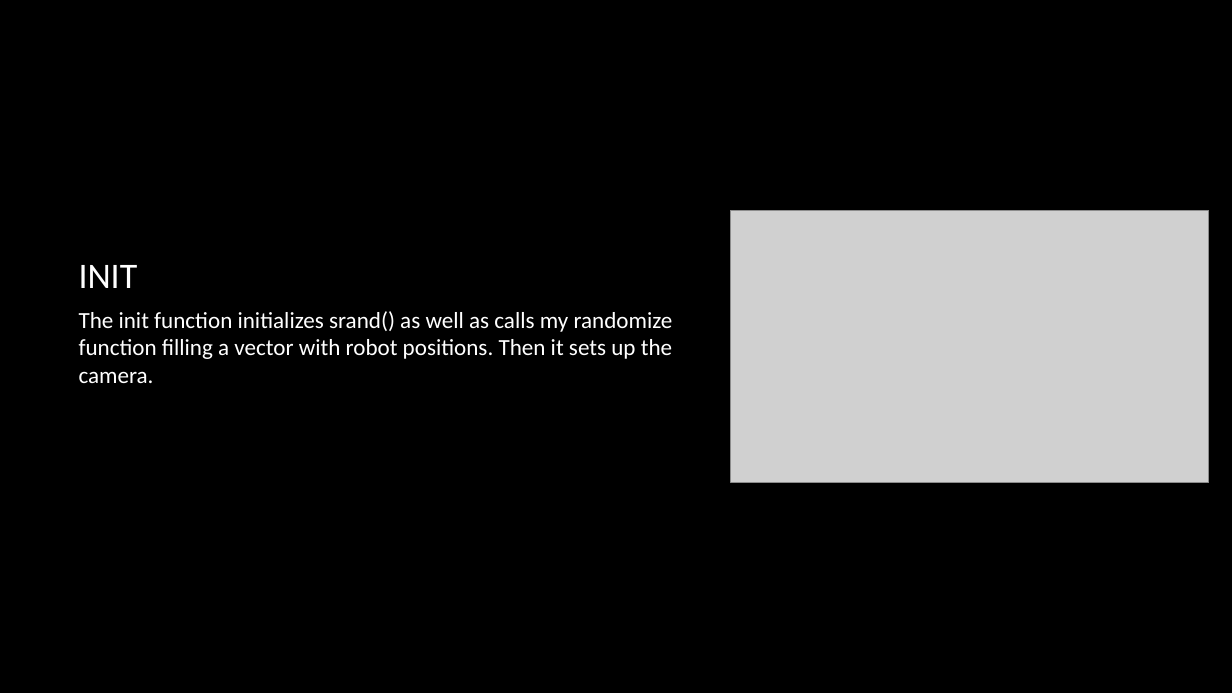
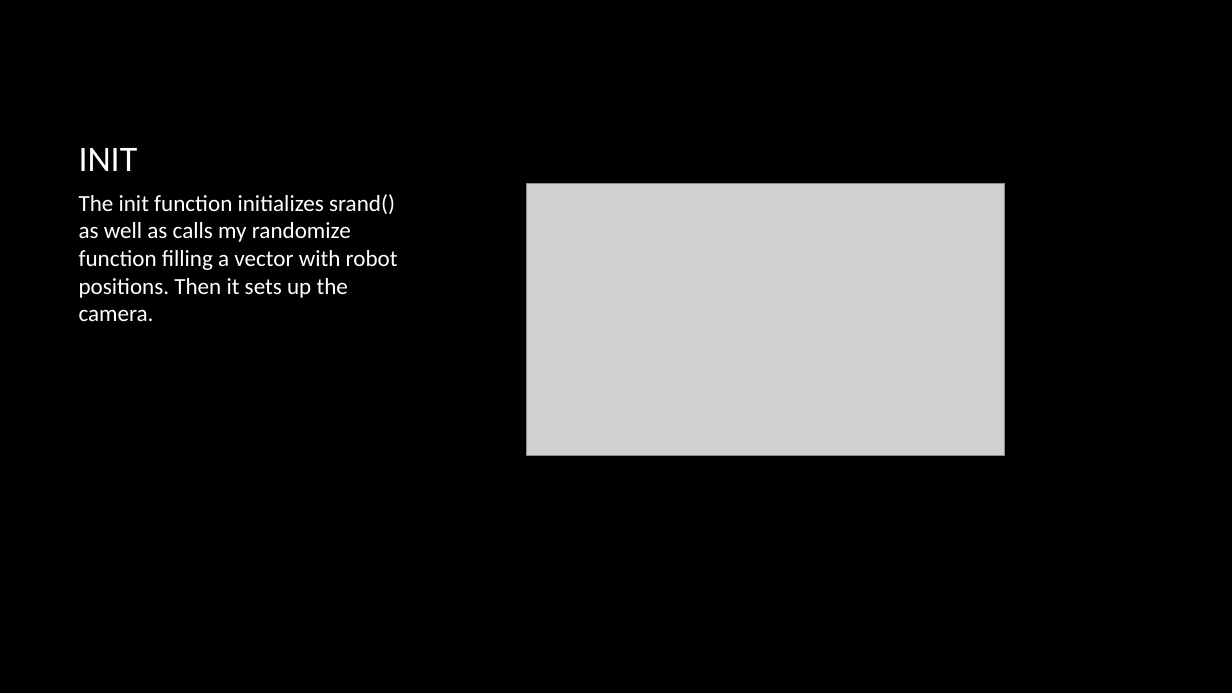
Before and after one commit to Quigmodacon/GraphicsFeverDream, a slide deck: slide 4 of JonathanHansen-Assignment2.pptx. Drawn at 1232x693 pixels with LibreOffice and Linux fonts; fonts in the diff are those of the drawing; grey boxes stand for pictures; background and template pictures are left out. Boxes give left, top, right and bottom in pixels: in the first picture for what was removed or moved away, otherwise in the second. Text is boxed around its words. In the diff, an @@ line names an element or a change of style, - is before the commit and + after.

```diff
--- a/JonathanHansen-Assignment2.pptx
+++ b/JonathanHansen-Assignment2.pptx
@@ title "INIT" moved from (x1=79, y1=265, x2=138, y2=288) to (x1=79, y1=148, x2=138, y2=171) @@
@@ text "The init function initializes srand() ..." rewrapped from (x1=79, y1=311, x2=673, y2=383) to (x1=79, y1=194, x2=398, y2=321) @@
@@ picture moved from (x1=731, y1=211, x2=1209, y2=483) to (x1=527, y1=183, x2=1005, y2=456) @@
```
Also in this commit, not shown: 8 other slides changed, 1 slide added.
